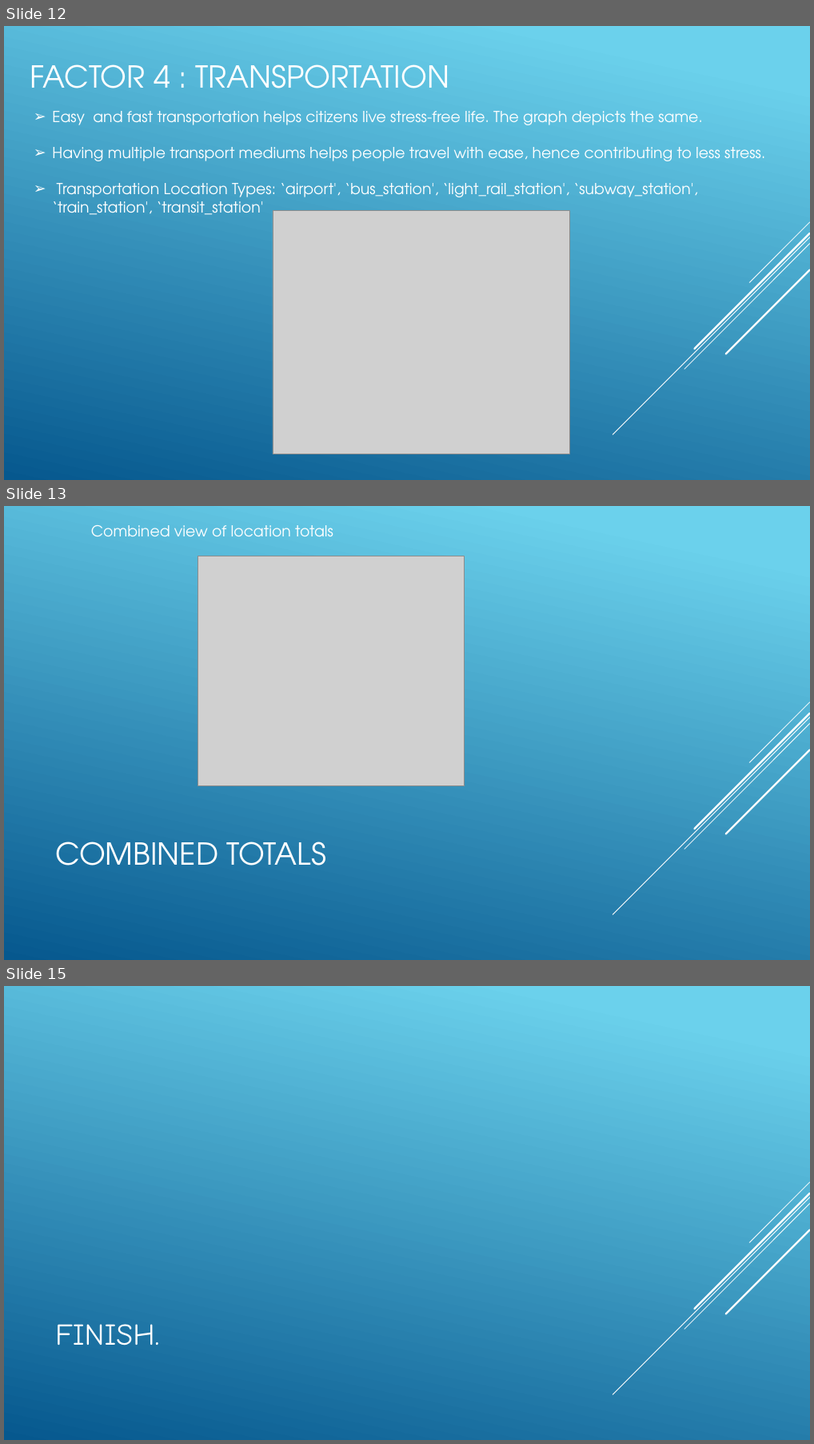
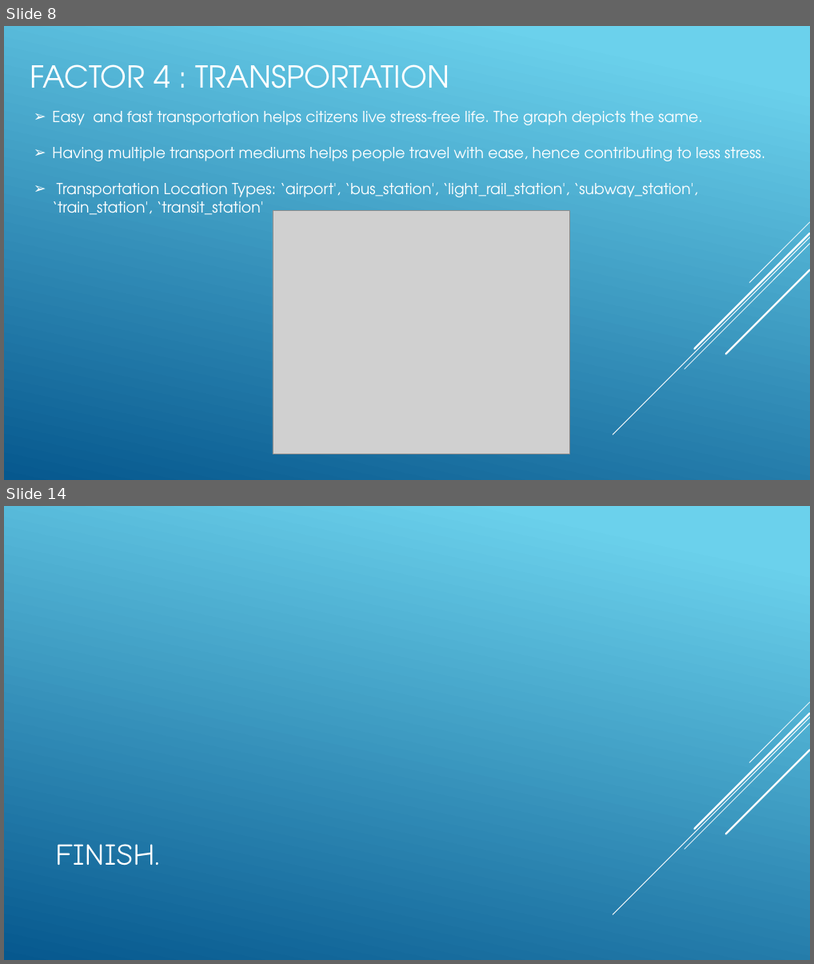
Before and after one commit to jamalabdi100/project1-1, a slide deck: Project - Happiness Equation.pptx. Shown one above the other, each under a label of ours: slides 12, 13 and 15 before the commit, slides 8 and 14 after it; the slides between them are not shown. The pictures are 814x1444 and 814x964 pixels, drawn with LibreOffice and Linux fonts; fonts in the diff are those of the drawing; grey boxes stand for pictures. Boxes give left, top, right and bottom in pixels: in the first picture for what was removed or moved away, otherwise in the second. Text is boxed around its words. In the diff, an @@ line names an element or a change of style, - is before the commit and + after.

```diff
--- a/Project - Happiness Equation.pptx
+++ b/Project - Happiness Equation.pptx
@@ slide 13 removed at (4,506,810,960), background gradient #6ED2EB to #06588E; not listed: 5 template elements that a slide beside it also shows @@
@@ text removed at (91,525,334,536) @@
-Combined view of location totals
@@ picture removed at (198,556,465,786) @@
@@ title removed at (55,841,326,865) @@
-COMBINED TOTALS
@@ what was slide 12 is now slide 8 @@
@@ what was slide 15 is now slide 14 @@
```
Also in this commit, not shown: 4 slides changed, 1 slide added, 1 other slide removed.
